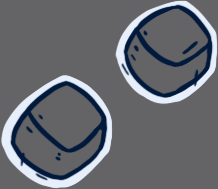
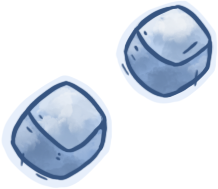
Layered file, before and after one edit (218x189). Changes by layer:
removed layer "action keys" (1st of 2) over (x1=0, y1=0, x2=218, y2=189)
painted on "action keys" over (x1=0, y1=0, x2=218, y2=189)
removed layer "action keys white" over (x1=0, y1=0, x2=218, y2=189)
removed layer "Background" over (x1=0, y1=0, x2=218, y2=189)
